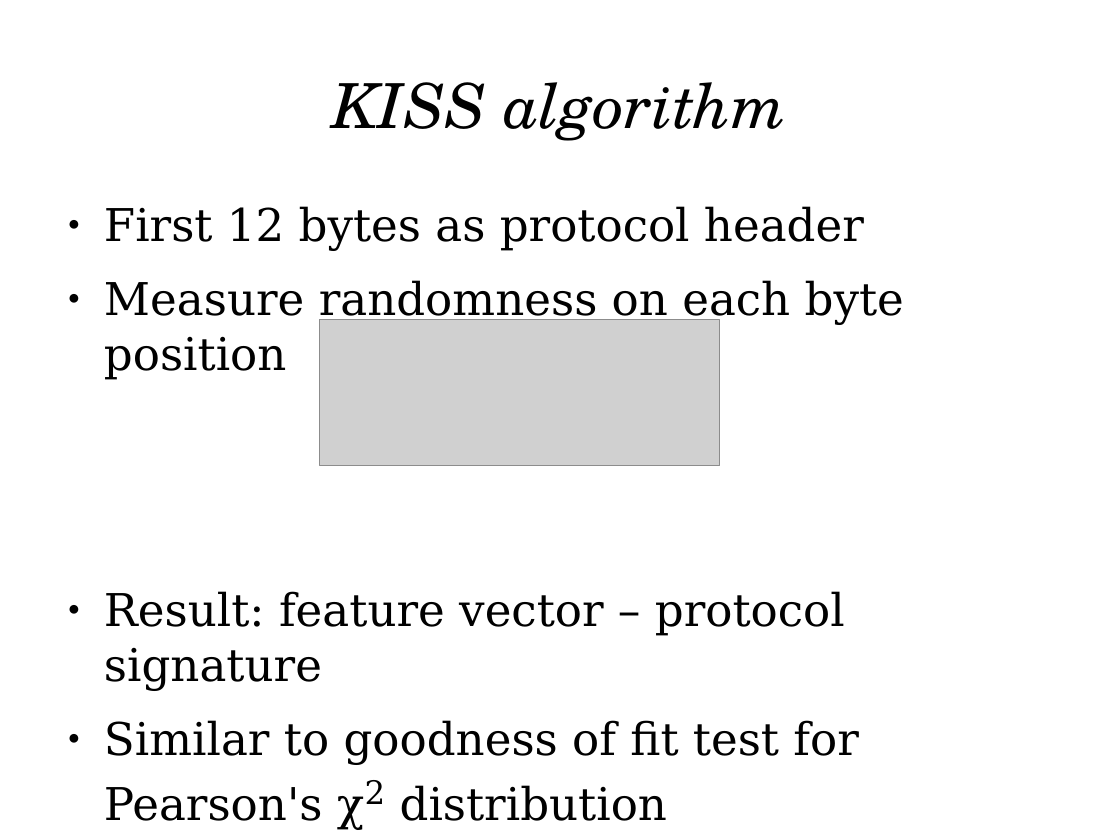
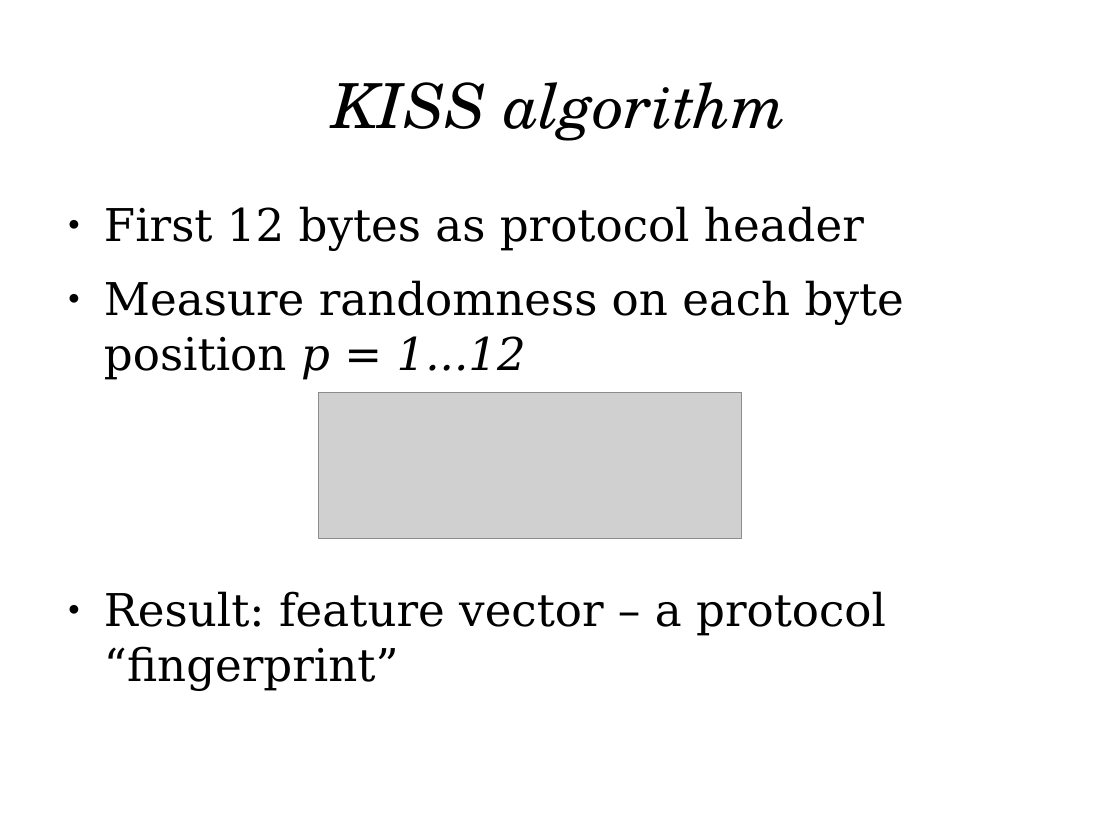
Before and after one commit to pforemski/pjf-msc, a slide deck: slide 19 of polsl/seminary-13-04-2011.odp. Drawn at 1120x840 pixels with LibreOffice and Linux fonts; fonts in the diff are those of the drawing; grey boxes stand for pictures. Boxes give left, top, right and bottom in pixels: in the first picture for what was removed or moved away, otherwise in the second. Text is boxed around its words. In the diff, an @@ line names an element or a change of style, - is before the commit and + after.

Commit message:
minor

```diff
--- a/polsl/seminary-13-04-2011.odp
+++ b/polsl/seminary-13-04-2011.odp
@@ text at (x1=104, y1=280, x2=904, y2=691): text changed @@
-● Measure randomness on each byte position
-● Result: feature vector – protocol signature
-● Similar to goodness of fit test for Pearson's χ2 distribution
+● Measure randomness on each byte position p = 1...12
+● Result: feature vector – a protocol “fingerprint”
@@ picture resized from (x1=320, y1=320, x2=721, y2=465) to (x1=319, y1=392, x2=742, y2=538) @@
```
Also in this commit, not shown: 1 slide removed.
